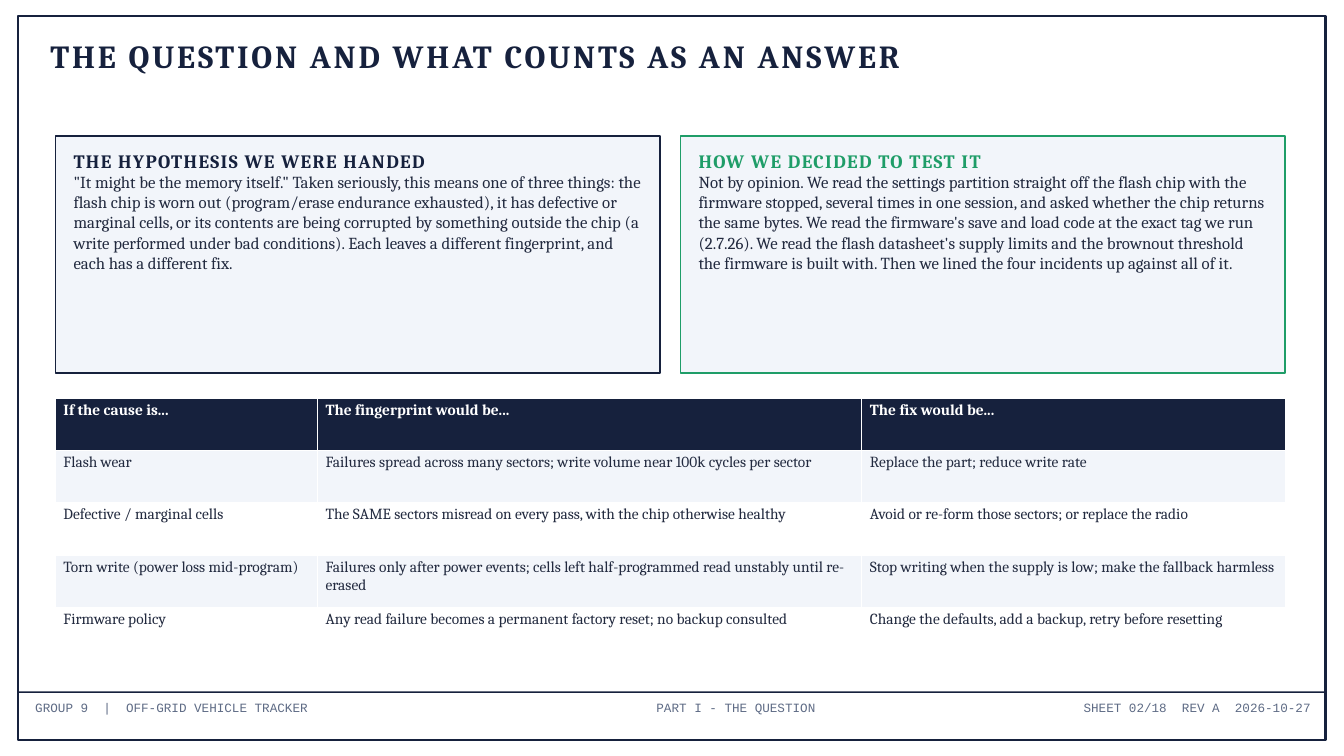
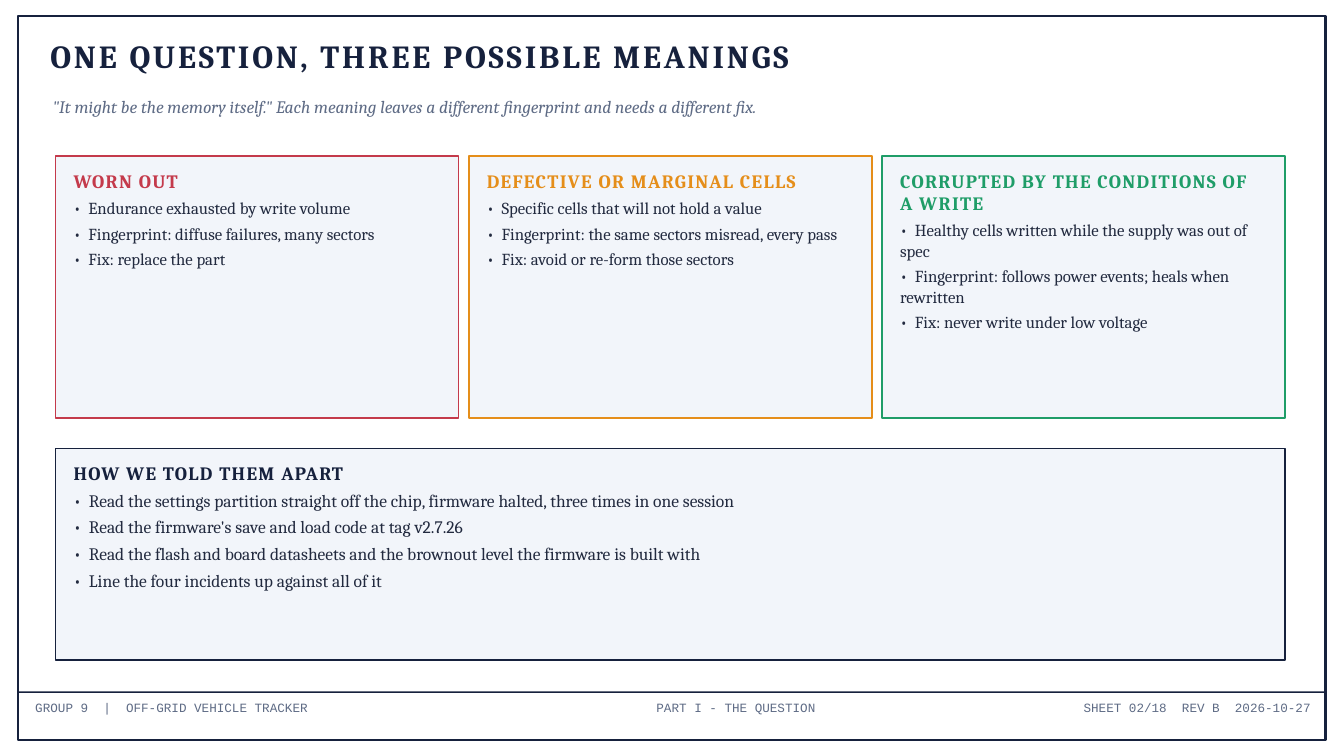
Before and after one commit to deosgracius/offgrid-vehicle-tracker, a slide deck: slide 2 of docs/presentations/Group9_ConfigLoss_RootCause.pptx. Drawn at 1344x756 pixels with LibreOffice and Linux fonts; fonts in the diff are those of the drawing. Boxes give left, top, right and bottom in pixels: in the first picture for what was removed or moved away, otherwise in the second. Text is boxed around its words. In the diff, an @@ line names an element or a change of style, - is before the commit and + after.

```diff
--- a/docs/presentations/Group9_ConfigLoss_RootCause.pptx
+++ b/docs/presentations/Group9_ConfigLoss_RootCause.pptx
@@ text at (50, 46, 788, 74): text changed @@
-THE QUESTION AND WHAT COUNTS AS AN ANSWER
+ONE QUESTION, THREE POSSIBLE MEANINGS
@@ text added at (52, 101, 757, 117), 12.5 pt, text #5E6B85, italic @@
+"It might be the memory itself." Each meaning leaves a different fingerprint and needs a different fix.
@@ rectangle removed at (55, 136, 660, 373) @@
@@ rectangle added at (55, 156, 459, 418), fill #F2F5FA, outline #C43A4B 1.25 pt @@
@@ text removed at (74, 155, 641, 269) @@
-THE HYPOTHESIS WE WERE HANDED
-"It might be the memory itself." Taken seriously, this means one of three things: the flash chip is worn out (program/erase endurance exhausted), it has defective or marginal cells, or its contents are being corrupted by something outside the chip (a write performed under bad conditions). Each leaves a different fingerprint, and each has a different fix.
@@ text added at (74, 175, 375, 269), 12 pt, text #222A3F @@
+WORN OUT
+• Endurance exhausted by write volume
+• Fingerprint: diffuse failures, many sectors
+• Fix: replace the part
@@ rectangle added at (469, 156, 872, 418), fill #F2F5FA, outline #E58E1A 1.25 pt @@
@@ text added at (487, 175, 837, 265), 12 pt, text #222A3F @@
+DEFECTIVE OR MARGINAL CELLS
+• Specific cells that will not hold a value
+• Fingerprint: the same sectors misread, every pass
+• Fix: avoid or re-form those sectors
@@ rectangle: place and size @@
-rectangle at (681, 136, 1286, 373)
+rectangle at (882, 156, 1286, 418)
@@ text added at (900, 175, 1247, 332), 12 pt, text #222A3F @@
+CORRUPTED BY THE CONDITIONS OF A WRITE
+• Healthy cells written while the supply was out of spec
+• Fingerprint: follows power events; heals when rewritten
+• Fix: never write under low voltage
@@ table removed at (55, 398, 1286, 660), 5 rows, 3 columns @@
-If the cause is... | The fingerprint would be... | The fix would be...
-Flash wear | Failures spread across many sectors; write volume near 100k cycles per sector | Replace the part; reduce write rate
-Defective / marginal cells | The SAME sectors misread on every pass, with the chip otherwise healthy | Avoid or re-form those sectors; or replace the radio
-Torn write (power loss mid-program) | Failures only after power events; cells left half-programmed read unstably until re-erased | Stop writing when the supply is low; make the fallback harmless
-Firmware policy | Any read failure becomes a permanent factory reset; no backup consulted | Change the defaults, add a backup, retry before resetting
@@ rectangle added at (55, 449, 1286, 660), fill #F2F5FA, outline #16213D 1.25 pt @@
@@ text at (74, 467, 734, 591): text changed; size 12 to 12.5 pt @@
-HOW WE DECIDED TO TEST IT
-Not by opinion. We read the settings partition straight off the flash chip with the firmware stopped, several times in one session, and asked whether the chip returns the same bytes. We read the firmware's save and load code at the exact tag we run (2.7.26). We read the flash datasheet's supply limits and the brownout threshold the firmware is built with. Then we lined the four incidents up against all of it.
+HOW WE TOLD THEM APART
+• Read the settings partition straight off the chip, firmware halted, three times in one session
+• Read the firmware's save and load code at tag v2.7.26
+• Read the flash and board datasheets and the brownout level the firmware is built with
+• Line the four incidents up against all of it
@@ text at (1084, 703, 1311, 712): text changed @@
-SHEET 02/18 REV A 2026-10-27
+SHEET 02/18 REV B 2026-10-27
```
Also in this commit, not shown: 16 other slides changed, 1 slide added, 1 slide removed, 4 other files.
